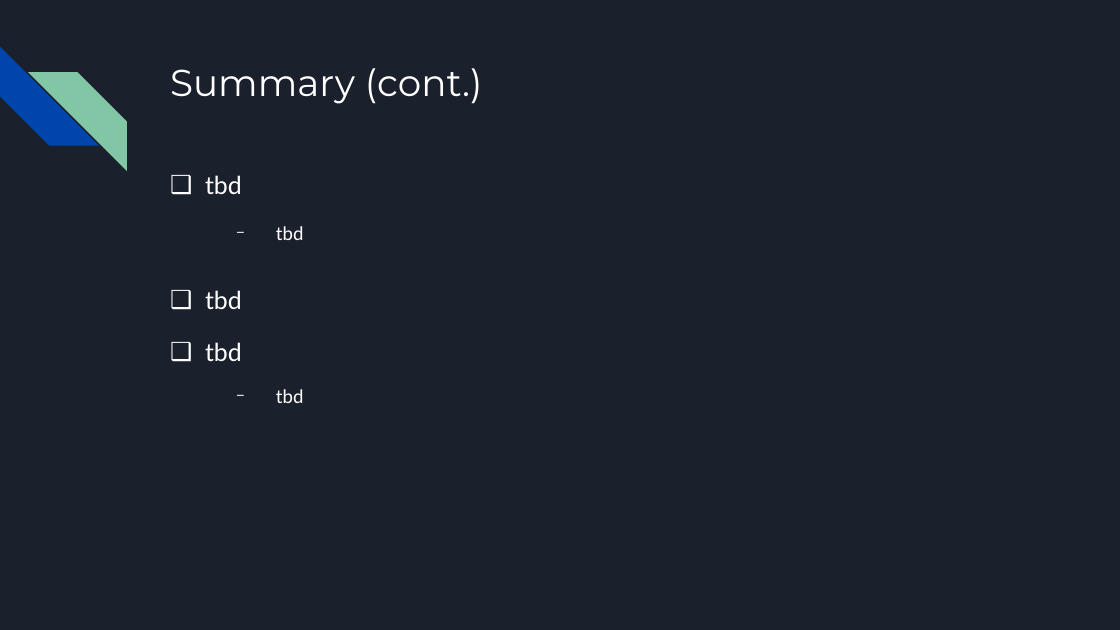
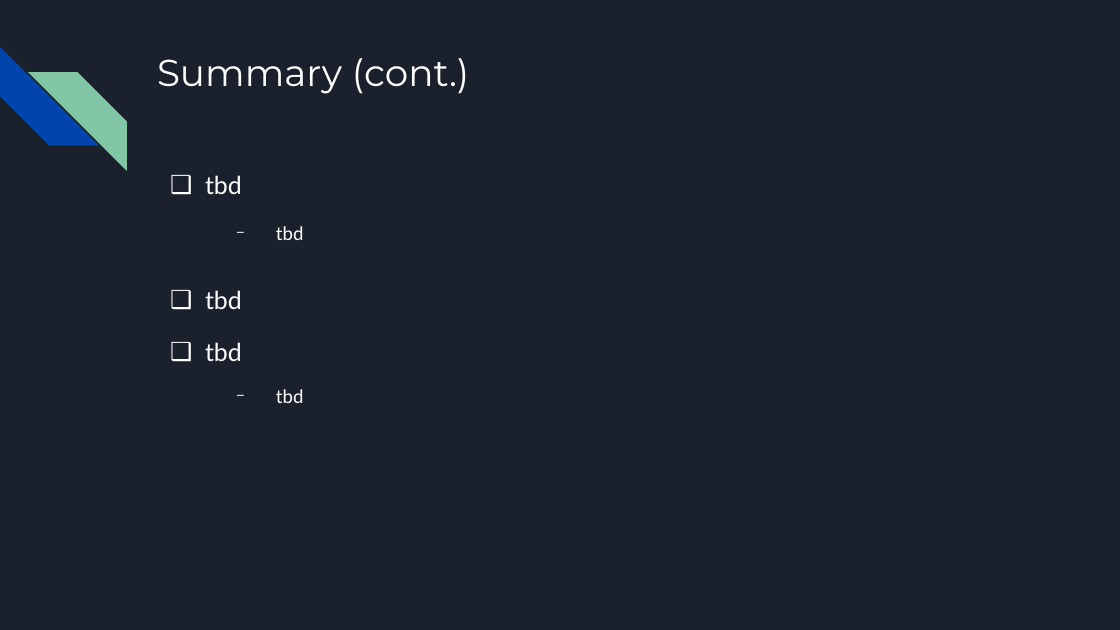
Before and after one commit to MichaelSzczepaniak/WordEmbeddings, a slide deck: slide 10 of word_embeddings_30min.odp (slide 9 before the commit). Drawn at 1120x630 pixels with LibreOffice and Linux fonts; fonts in the diff are those of the drawing. Boxes give left, top, right and bottom in pixels: in the first picture for what was removed or moved away, otherwise in the second. Text is boxed around its words. In the diff, an @@ line names an element or a change of style, - is before the commit and + after.

```diff
--- a/word_embeddings_30min.odp
+++ b/word_embeddings_30min.odp
@@ title "Summary (cont.)": place and size @@
-title "Summary (cont.)" at (170, 68, 482, 104)
+title "Summary (cont.)" at (157, 58, 469, 94)
```
Also in this commit, not shown: 6 other slides changed, 4 slides added, 3 slides removed, 1 other file.
